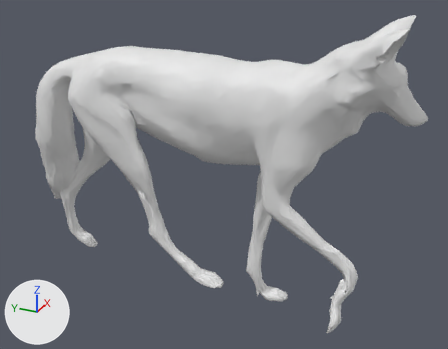
One commit to the glTF model 42/media/models_X/Skinned/KWC_Coyote.glb: the scene before it, then after it.
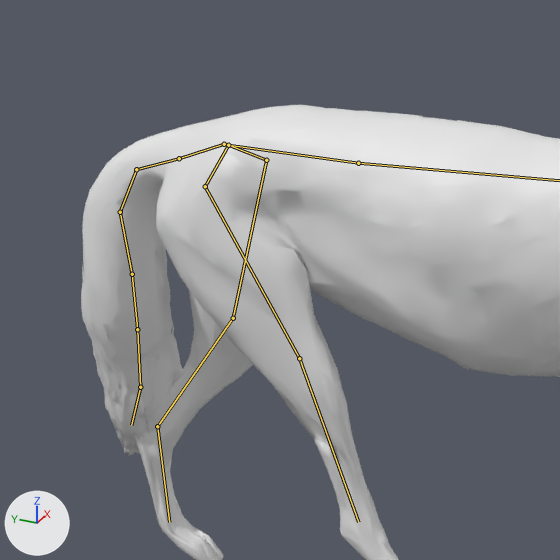
There are two pictures of each version: one whole from a 50 mm lens placed at (-0.562, -0.405, 0.43), pointed at (0.017, -0.144, 0.14), one close up on the part from 0% to 55% of the width and 0% to 70% of the height. The lights are fixed; the arrows at lower left show +X, +Y and +Z. The first two pictures are the older version. Both versions are drawn at frame 0 of the action 'Rac_Walk'; the numbers are the values there. The bones that change, and the others that lie on the model, are drawn over the model as lines in the close-ups.

In view in the first close-up: 'output_unwrapped'.
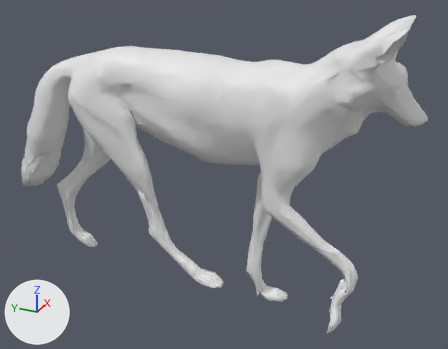
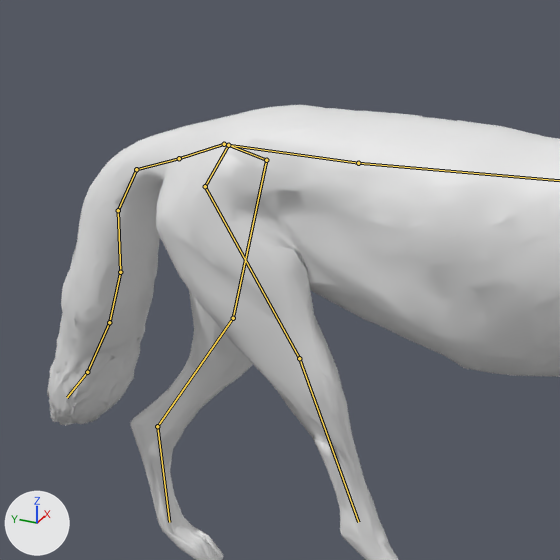
The change in detail:
Bone 'tail02' (bone_tail02) turns from (-1, -2, 0) to (-1, 0, -2) degrees about its own x, y and z.
Bone 'tail03' (bone_tail03) turns from (-1, -6, 0) to (-1, 0, -6) degrees about its own x, y and z.
Bone 'tail04' (bone_tail04) turns from (2, -8, 0) to (2, 0, -8) degrees about its own x, y and z.
Bone 'tail05' (bone_tail05) turns from (3, -6, 0) to (3, 0, -6) degrees about its own x, y and z.

Changed parts and their boxes (x1, y1, x2, y2) in the close-ups (560 x 560 px):
'output_unwrapped', posed
    before: (81, 105, 560, 560)
    after: (47, 105, 560, 560)
bone 'tail02', root to tip
    before: (136, 169) to (120, 212)
    after: (136, 169) to (118, 210)
bone 'tail03', root to tip
    before: (120, 212) to (132, 274)
    after: (118, 210) to (120, 272)
bone 'tail04', root to tip
    before: (132, 274) to (137, 329)
    after: (120, 272) to (109, 322)
bone 'tail05', root to tip
    before: (137, 329) to (140, 387)
    after: (109, 322) to (87, 372)
